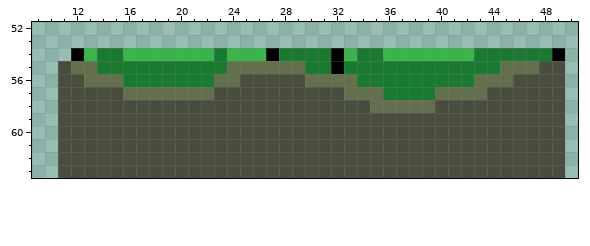
A pixel-art sprite gets an edit: Sewrage/sprites/spr_player_down_water/layers/ecec276f-af99-44b5-a1d3-689594e4535d/530fe8a6-0708-4173-b0dd-4694e1f6c7b0.png. The first picture shows the starting point.
The file is 64x64 pixels. Shown: x 9..50, y 52..63.
The same view after the edit:
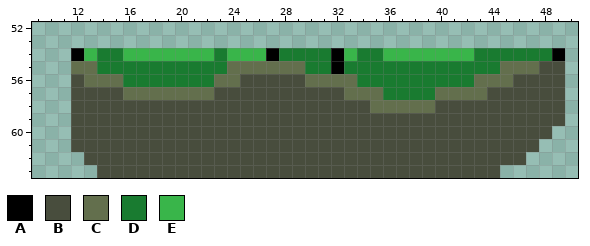
Palette (. is transparent): A #000000  B #484d3d  C #636f4d  D #197b30  E #39b54a
The exact change:
Colour B is removed in rows 55 to 59 at x 11; in row 60 at x 11 and 49; in row 61 at x 11 and 48 to 49; in row 62 at x 11 to 12 and 47 to 49; in row 63 at x 11 to 13 and 45 to 49.
Pixel boxes of the changes (left, top, right, bottom) in both pictures:
erased: (58, 61, 97, 178)
erased: (500, 126, 565, 178)
